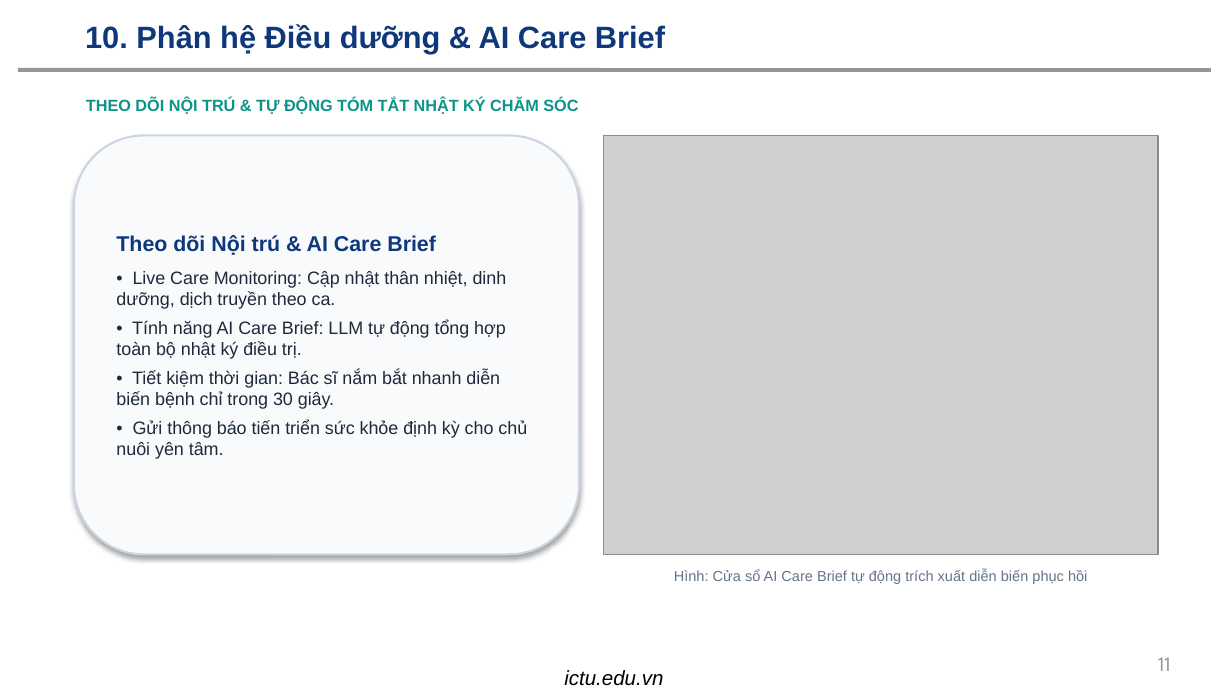
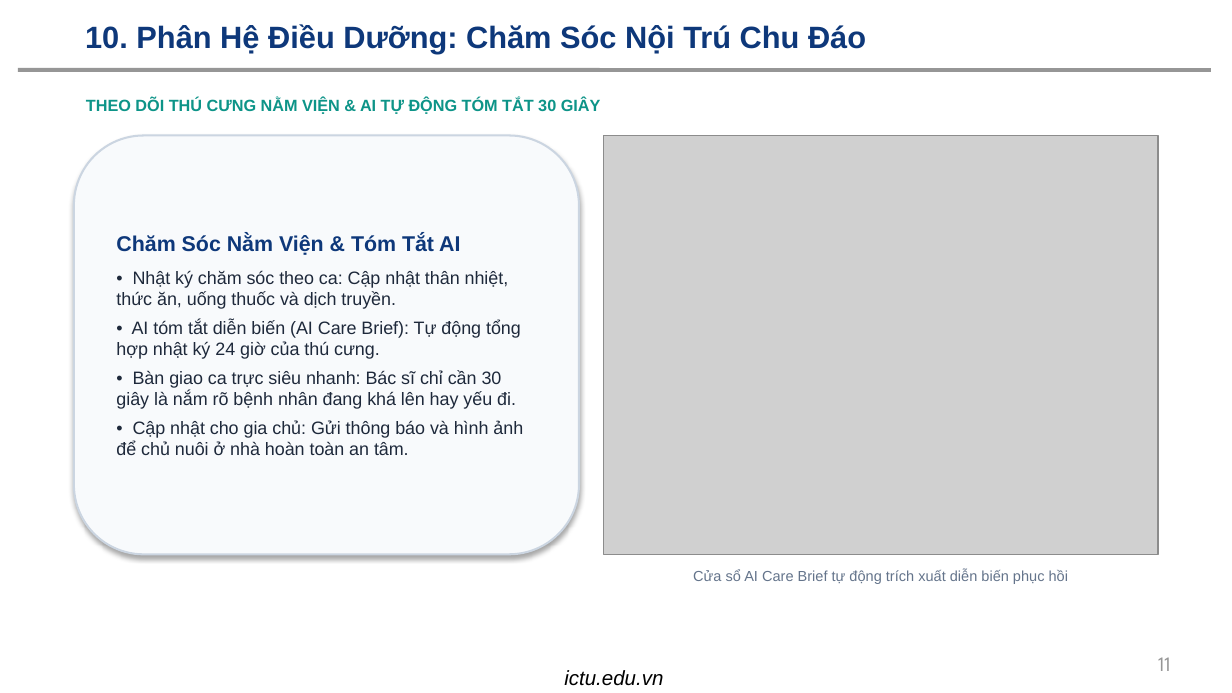
Before and after one commit to dtc245200209-lang/HE-THONG-QUAN-LY-THU-CUNG-VA-LICH-CHAM-SOC-CO-TICH-HOP-AI, a slide deck: slide 11 of BAO_CAO_THUYET_TRINH_PETCARE_AI.pptx. Drawn at 1232x693 pixels with LibreOffice and Linux fonts; fonts in the diff are those of the drawing; grey boxes stand for pictures; background and template pictures are left out. Boxes give left, top, right and bottom in pixels: in the first picture for what was removed or moved away, otherwise in the second. Text is boxed around its words. In the diff, an @@ line names an element or a change of style, - is before the commit and + after.

Commit message:
docs: Don gian hoa noi dung slide thuyet trinh, loai bo thuat toan phuc tap

```diff
--- a/BAO_CAO_THUYET_TRINH_PETCARE_AI.pptx
+++ b/BAO_CAO_THUYET_TRINH_PETCARE_AI.pptx
@@ title at bbox=[85, 24, 866, 53]: text changed @@
-10. Phân hệ Điều dưỡng & AI Care Brief
+10. Phân Hệ Điều Dưỡng: Chăm Sóc Nội Trú Chu Đáo
@@ text at bbox=[86, 97, 601, 114]: text changed @@
-THEO DÕI NỘI TRÚ & TỰ ĐỘNG TÓM TẮT NHẬT KÝ CHĂM SÓC
+THEO DÕI THÚ CƯNG NẰM VIỆN & AI TỰ ĐỘNG TÓM TẮT 30 GIÂY
@@ text in rounded rectangle at bbox=[116, 235, 523, 455]: text changed @@
-Theo dõi Nội trú & AI Care Brief
-• Live Care Monitoring: Cập nhật thân nhiệt, dinh dưỡng, dịch truyền theo ca.
-• Tính năng AI Care Brief: LLM tự động tổng hợp toàn bộ nhật ký điều trị.
-• Tiết kiệm thời gian: Bác sĩ nắm bắt nhanh diễn biến bệnh chỉ trong 30 giây.
-• Gửi thông báo tiến triển sức khỏe định kỳ cho chủ nuôi yên tâm.
+Chăm Sóc Nằm Viện & Tóm Tắt AI
+• Nhật ký chăm sóc theo ca: Cập nhật thân nhiệt, thức ăn, uống thuốc và dịch truyền.
+• AI tóm tắt diễn biến (AI Care Brief): Tự động tổng hợp nhật ký 24 giờ của thú cưng.
+• Bàn giao ca trực siêu nhanh: Bác sĩ chỉ cần 30 giây là nắm rõ bệnh nhân đang khá lên hay yếu đi.
+• Cập nhật cho gia chủ: Gửi thông báo và hình ảnh để chủ nuôi ở nhà hoàn toàn an tâm.
@@ text at bbox=[693, 569, 1068, 584]: text changed @@
-Hình: Cửa sổ AI Care Brief tự động trích xuất diễn biến phục hồi
+Cửa sổ AI Care Brief tự động trích xuất diễn biến phục hồi
```
Also in this commit, not shown: 13 other slides changed, 2 other files.
